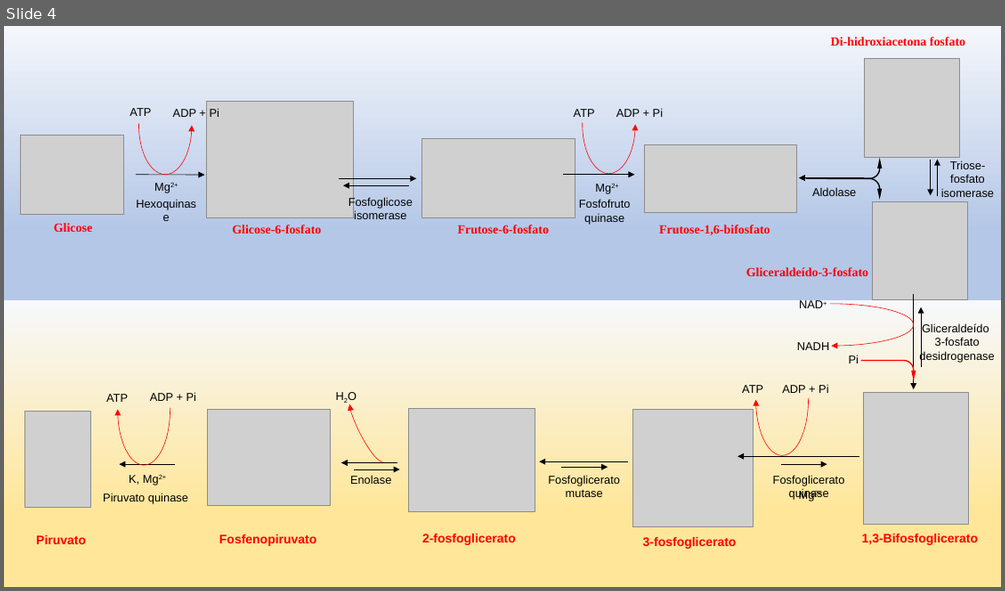
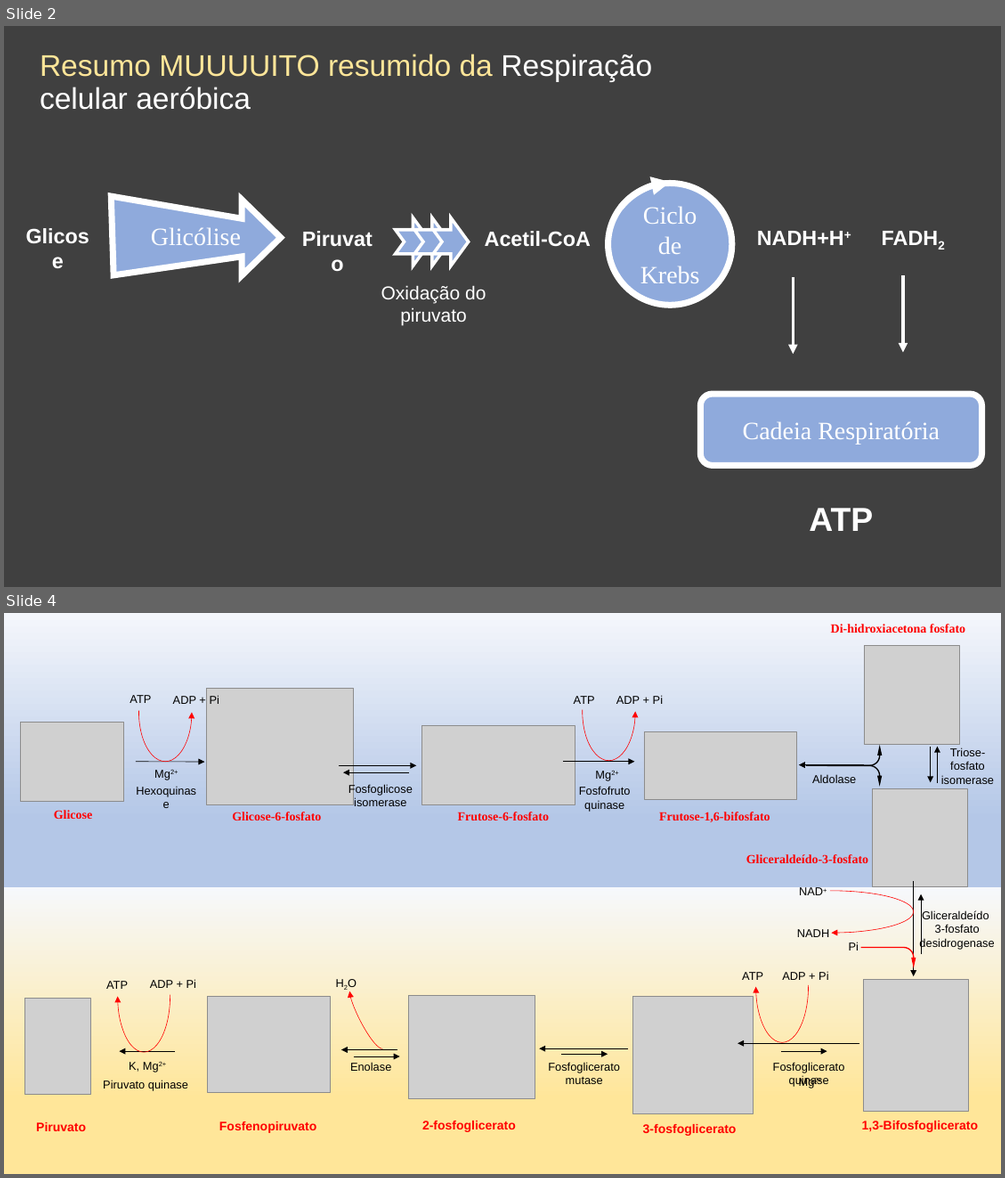
Before and after one commit to daniloasdotcom/Bioquimica-com-Danilo, a slide deck: static/aulas/glicolise.pptx. Shown one above the other, each under a label of ours: slide 4 before the commit, slides 2 and 4 after it; the slides between them are not shown. The pictures are 1005x591 and 1005x1178 pixels, drawn with LibreOffice and Linux fonts; fonts in the diff are those of the drawing; grey boxes stand for pictures. Boxes give left, top, right and bottom in pixels: in the first picture for what was removed or moved away, otherwise in the second. Text is boxed around its words. In the diff, an @@ line names an element or a change of style, - is before the commit and + after.

```diff
--- a/static/aulas/glicolise.pptx
+++ b/static/aulas/glicolise.pptx
@@ slide 2 added at [4, 26, 1001, 587], background #404040 @@
@@ title added at [40, 54, 652, 110], 28.8 pt, text #FFFFFF @@
+Resumo MUUUUITO resumido da Respiração celular aeróbica
@@ ellipse added at [608, 183, 732, 305], fill #8FAADC, outline #FFFFFF 6 pt, 24 pt, text #FFFFFF @@
+Ciclo de Krebs
@@ arc (boxed as its full ellipse) added at [608, 182, 745, 304], outline #FFFFFF 6 pt @@
@@ freeform shape added at [111, 197, 281, 276], fill #8FAADC, outline #FFFFFF 6 pt, 24 pt, text #FFFFFF @@
+Glicólise
@@ text added at [16, 220, 100, 253], 20 pt, text #FFFFFF, bold @@
+Glicose
@@ notched right arrow added at [395, 217, 430, 266], fill #8FAADC, outline #FFFFFF 3 pt @@
@@ notched right arrow added at [414, 217, 450, 266], fill #8FAADC, outline #FFFFFF 3 pt @@
@@ notched right arrow added at [433, 217, 469, 266], fill #8FAADC, outline #FFFFFF 3 pt @@
@@ text added at [485, 231, 591, 246], 20 pt, text #FFFFFF, bold @@
+Acetil-CoA
@@ text added at [757, 231, 844, 245], 20 pt, text #FFFFFF, bold @@
+NADH+H+
@@ text added at [872, 220, 955, 253], 20 pt, text #FFFFFF, bold @@
+FADH2
@@ text added at [381, 285, 485, 303], 18 pt, text #FFFFFF @@
+Oxidação do piruvato
@@ arrow added from (793, 277) to (793, 354), #FFFFFF 3 pt @@
@@ arrow added from (903, 276) to (903, 352), #FFFFFF 3 pt @@
@@ text added at [400, 307, 467, 325], 20 pt, text #FFFFFF, bold @@
+Piruvato
@@ rounded rectangle added at [700, 394, 981, 466], fill #8FAADC, outline #FFFFFF 6 pt, 24 pt, text #FFFFFF @@
+Cadeia Respiratória
@@ text added at [809, 507, 873, 531], 32 pt, text #FFFFFF, bold @@
+ATP
```
Also in this commit, not shown: 22 slides changed, 1 slide removed, 2 other files.
